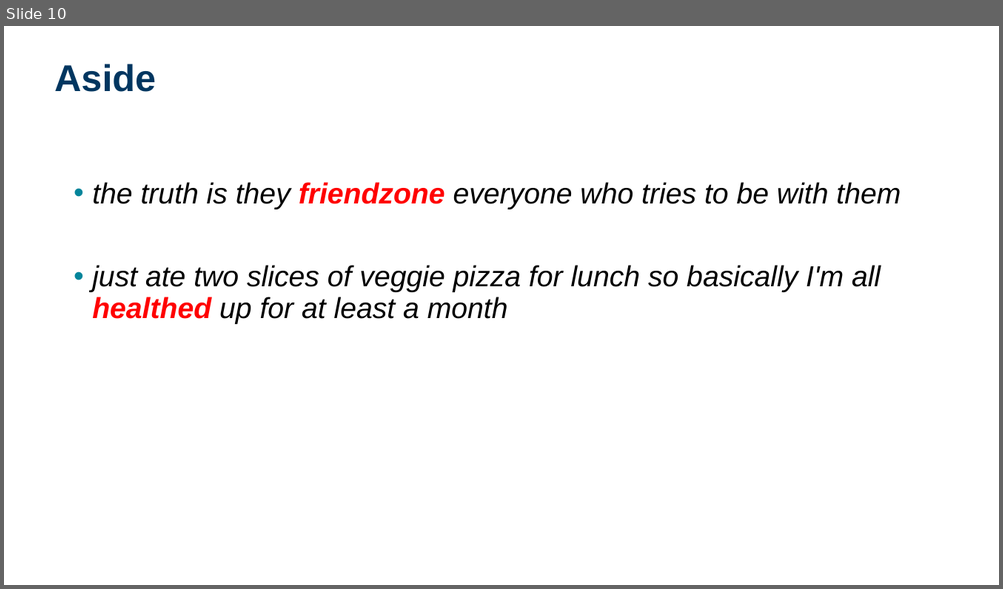
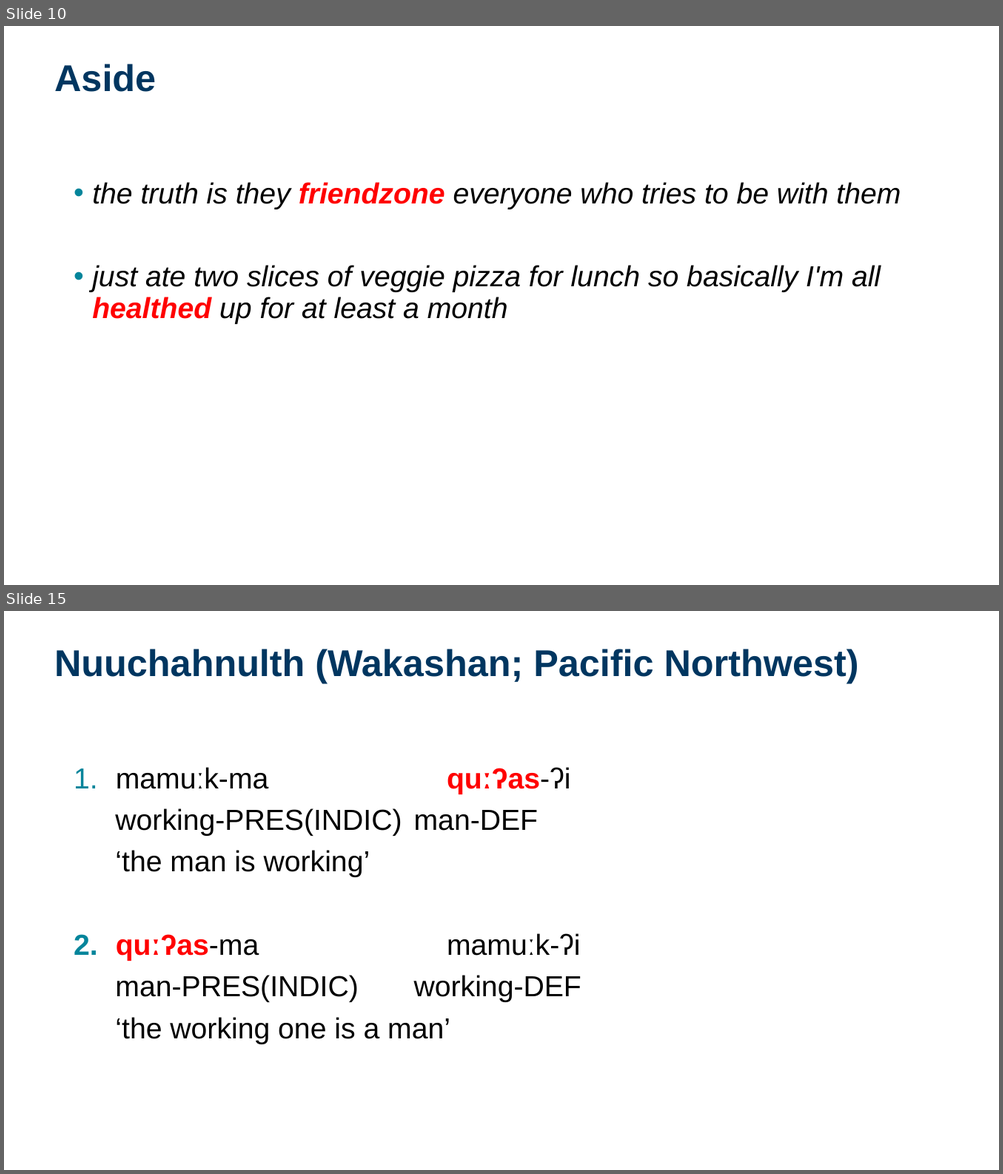
Before and after one commit to dwhieb/dissertation, a slide deck: presentations/Hieber. 2019. Lexical flexibility in English.pptx. Shown one above the other, each under a label of ours: slide 10 before the commit, slides 10 and 15 after it; the slides between them are not shown. The pictures are 1003x589 and 1003x1174 pixels, drawn with LibreOffice and Linux fonts; fonts in the diff are those of the drawing; background and template pictures are left out. Boxes give left, top, right and bottom in pixels: in the first picture for what was removed or moved away, otherwise in the second. Text is boxed around its words. In the diff, an @@ line names an element or a change of style, - is before the commit and + after.

```diff
--- a/presentations/Hieber. 2019. Lexical flexibility in English.pptx
+++ b/presentations/Hieber. 2019. Lexical flexibility in English.pptx
@@ slide 15 added at (4,611,999,1170), background #FFFFFF @@
@@ title added at (54,649,859,684), 36 pt, text #003660, bold @@
+Nuuchahnulth (Wakashan; Pacific Northwest)
@@ text added at (115,767,581,1045), 28 pt, text #000000 @@
+1. mamuːk-ma quːʔas-ʔi
+working-PRES(INDIC) man-DEF
+‘the man is working’
+2. quːʔas-ma mamuːk-ʔi
+man-PRES(INDIC) working-DEF
+‘the working one is a man’
```
Also in this commit, not shown: 42 other slides added, 1 other file.
